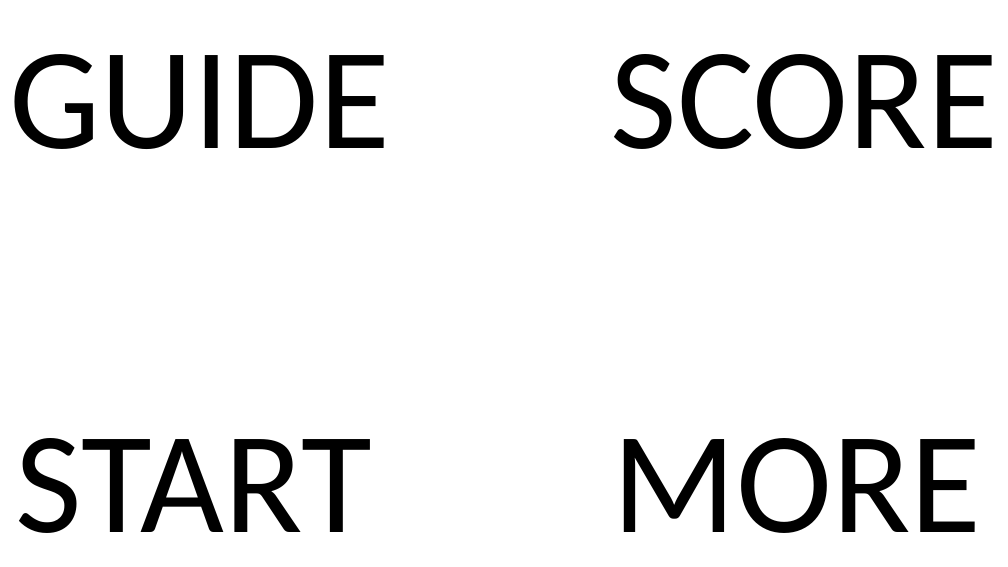
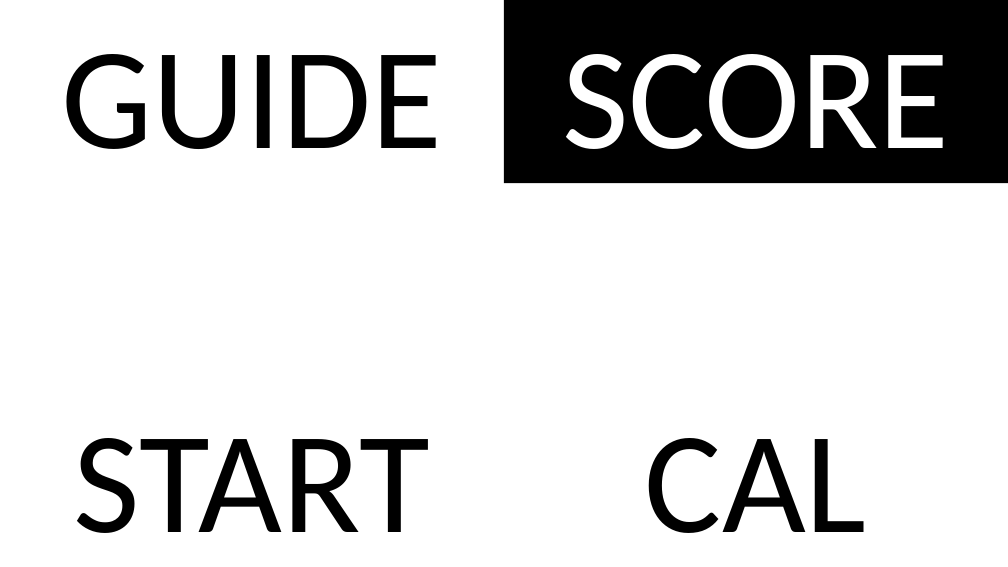
Before and after one commit to SimonRockhold/StrokeRehabRobotCapstone, a slide deck: slide 4 of Experiments/OLED_Screen/doc/screen_deck.pptx. Drawn at 1008x567 pixels with LibreOffice and Linux fonts; fonts in the diff are those of the drawing. Boxes give left, top, right and bottom in pixels: in the first picture for what was removed or moved away, otherwise in the second. Text is boxed around its words. In the diff, an @@ line names an element or a change of style, - is before the commit and + after.

```diff
--- a/Experiments/OLED_Screen/doc/screen_deck.pptx
+++ b/Experiments/OLED_Screen/doc/screen_deck.pptx
@@ text "GUIDE": place and size @@
-text "GUIDE" at (9,54,389,149)
+text "GUIDE" at (62,54,442,149)
@@ rectangle "SCORE": place and size @@
-rectangle "SCORE" at (611,54,999,149)
+rectangle "SCORE" at (504,0,1008,183)
@@ rectangle "SCORE" at (504,0,1008,183): text colour #000000 to #FFFFFF; fill none to #000000 @@
@@ text "START": place and size @@
-text "START" at (16,438,372,533)
+text "START" at (74,438,430,533)
@@ text removed at (613,438,982,533) @@
-MORE
@@ text added at (645,438,867,533), 138 pt, text #000000 @@
+CAL
```
Also in this commit, not shown: 7 other slides changed, 10 slides added, 2 slides removed, 3 other files.
